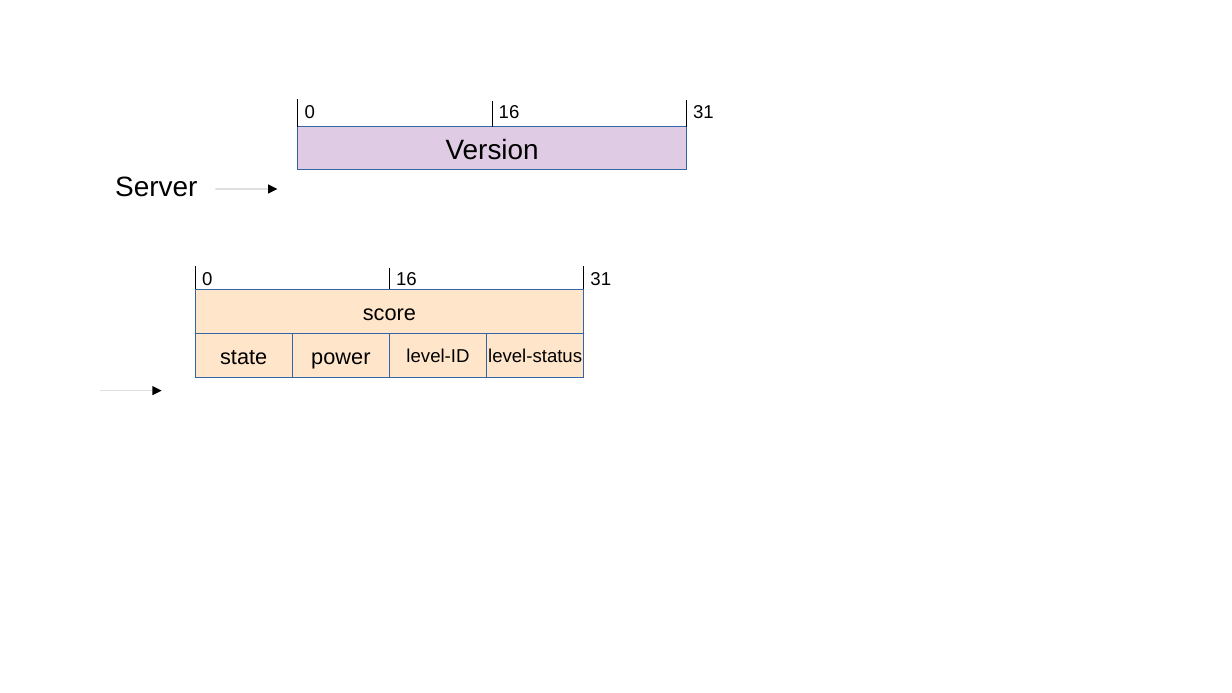
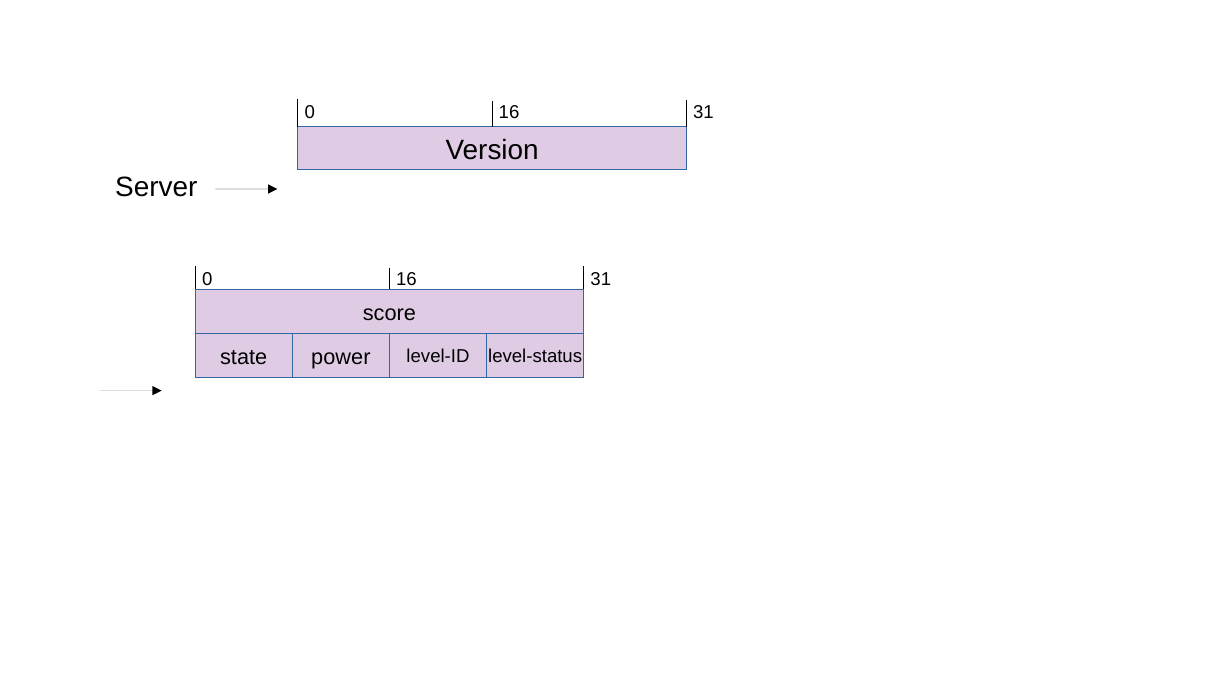
Before and after one commit to santiaaba/c-stars, a slide deck: slide 2 of docs/Sin título 1.odp. Drawn at 1232x693 pixels with LibreOffice and Linux fonts; fonts in the diff are those of the drawing. Boxes give left, top, right and bottom in pixels: in the first picture for what was removed or moved away, otherwise in the second. Text is boxed around its words. In the diff, an @@ line names an element or a change of style, - is before the commit and + after.

```diff
--- a/docs/Sin título 1.odp
+++ b/docs/Sin título 1.odp
@@ fill #FFE5CA to #DFCCE4 in 5 elements at (x1=293, y1=334, x2=390, y2=378), (x1=196, y1=334, x2=293, y2=378), (x1=196, y1=290, x2=585, y2=333), (x1=486, y1=334, x2=584, y2=378), (x1=390, y1=334, x2=487, y2=378) @@
```
Also in this commit, not shown: 36 other files.
